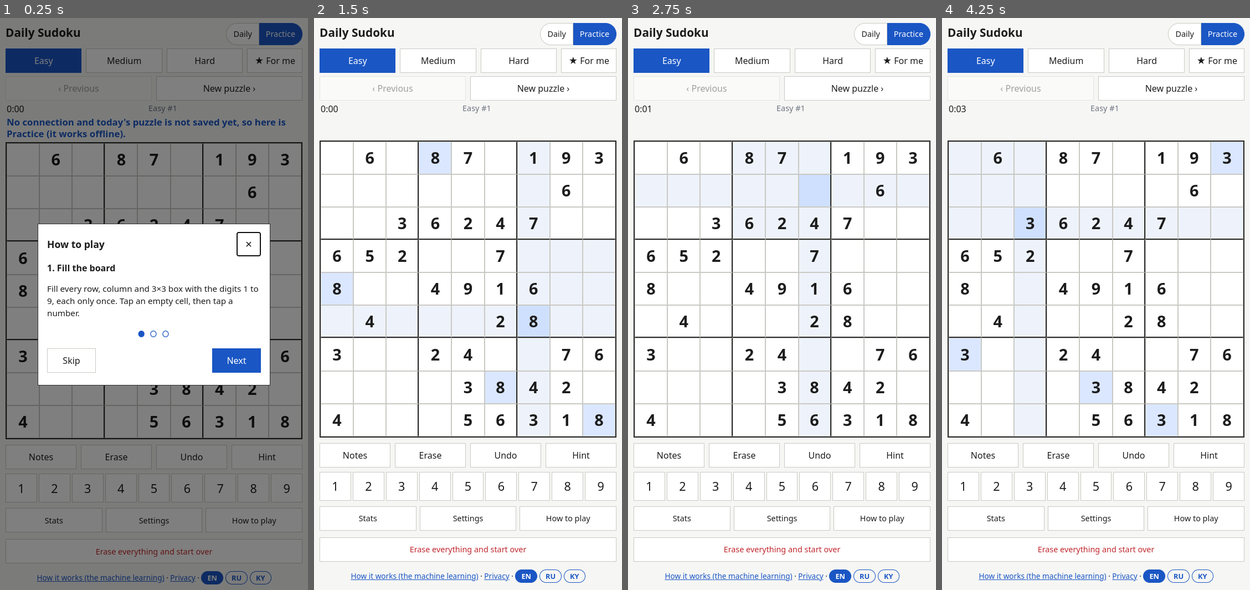
Above: before the commit, frames 1-4 (left to right).
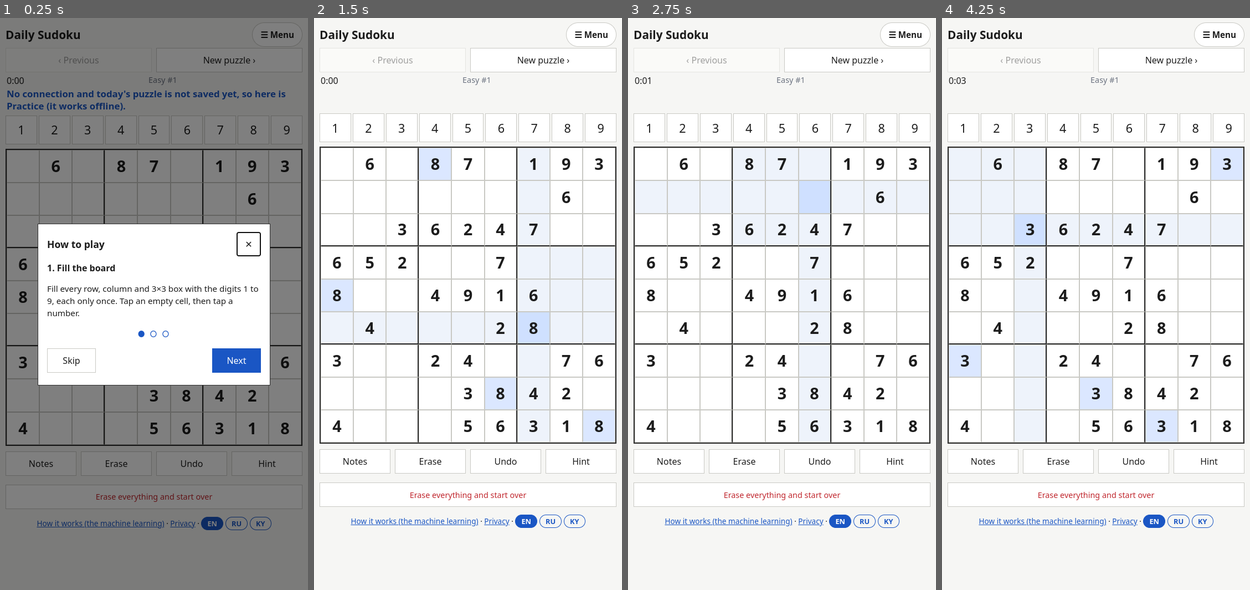
Above: after the commit, the same moments.

Repository: aiyma-a/daily-sudoku
Game: browser game, page docs/index.html
Two runs of this game, one before a commit and one after it. Both use one fixed random seed, a clock stepped at 60 frames per second and the inputs below. When the page shows a pop-up message, it is drawn as a white box for half a second while everything else waits; a line starting with > is the answer the replay typed.
Inputs (mouse positions are in pixels of both pictures, inside the frame that each line leads up to; where the layout moved, square brackets give the same spot in the first picture):
- Up to frame 1 (0.25 s): no input
- Up to frame 2 (1.5 s): click "Skip" at 0.27 s; click "Erase everything and start ov…" at 0.52 s; hold Right from 1.03 s (still down); click (468, 326) [468, 321] at 1.07 s; tap Space at 1.1 s
- Up to frame 3 (2.75 s): release Right at 1.53 s; hold Down 1.58-1.85 s; tap Space at 1.6, 2.1, 2.6 s; click (723, 263) [723, 258] at 1.67 s; hold Left 1.9-2.47 s; click "Practice" (after the commit: "☰ Menu") at 2.02 s; click (840, 252) [840, 246] at 2.27 s; tap Escape at 2.52 s; hold Up from 2.52 s (still down)
- Up to frame 4 (4.25 s): release Up at 2.82 s; click (1139, 355) [1139, 349] at 2.87 s; hold Right 2.87-3.53 s; tap Space at 3.1, 3.6, 4.1 s; click (1022, 366) [1022, 361] at 3.47 s; hold Up 3.58-3.82 s; hold Left from 3.87 s (still down); click (1096, 235) [1096, 229] at 4.07 s

The runs differ from the first frame. In frame 1, 10% of the frame differs, in the area x 1-99%, y 0-100%; in frame 2, 13%; in frame 3, 13%; in frame 4, 13%, in the area x 1-99%, y 0-99%.

Commit message:
Move mode, difficulty, Stats, Settings, How to play and Install into a Menu; number pad above the board
Co-Authored-By: Claude Sonnet 5.5 <noreply@anthropic.com>

Diff:
--- a/docs/app.js
+++ b/docs/app.js
@@ -87,7 +87,7 @@
     $("pnav").hidden = mode !== "practice";
     $("prev").disabled = pidx(level) <= 1;
     $("label").textContent = mode === "daily"
-      ? dateLabel()
+      ? `${T(cap(level))} · ${dateLabel()}`
       : `${T(cap(level))} #${pidx(level)}`;
   }
 
@@ -622,6 +622,18 @@
   });
   document.addEventListener("visibilitychange", () => { if (st) save(); });
 
+  // ------------------------------------------------- Menu panel
+  const panel = $("menuPanel"), menuBtn = $("menuBtn");
+  function setMenu(open) {
+    panel.hidden = !open;
+    menuBtn.setAttribute("aria-expanded", String(open));
+  }
+  menuBtn.addEventListener("click", (e) => { e.stopPropagation(); setMenu(panel.hidden); });
+  // Pick something in the menu and it closes (the "For me" tip shows on the board).
+  panel.addEventListener("click", (e) => { if (e.target.closest("button")) setMenu(false); });
+  document.addEventListener("click", (e) => { if (!panel.hidden && !panel.contains(e.target)) setMenu(false); });
+  document.addEventListener("keydown", (e) => { if (e.key === "Escape" && !panel.hidden) { setMenu(false); menuBtn.focus(); } });
+
   // ------------------------------------------------- Daily / Practice menu
   function switchTo(newMode) {
     if (newMode === "daily" && !day) {
--- a/docs/i18n.js
+++ b/docs/i18n.js
@@ -61,7 +61,7 @@
     "★ For me": "★ Мне", "Just right for you": "Как раз для вас",
     "‹ Previous": "‹ Назад", "New puzzle ›": "Новая ›",
     "Previous practice puzzle": "Предыдущая головоломка", "New practice puzzle": "Новая головоломка",
-    "Sudoku board": "Поле судоку", "Mode": "Режим", "Difficulty": "Сложность", "Theme": "Тема",
+    "Sudoku board": "Поле судоку", "Mode": "Режим", "Menu": "Меню", "Difficulty": "Сложность", "Theme": "Тема",
     "Notes": "Заметки", "Erase": "Стереть", "Undo": "Отмена", "Hint": "Подсказка",
     "Classic": "Классика", "Fall": "Осень", "Cartoon": "Мульт",
     "Erase everything and start over": "Стереть всё и начать заново",
@@ -144,7 +144,7 @@
     "★ For me": "★ Мага", "Just right for you": "Сизге ылайыктуу",
     "‹ Previous": "‹ Мурунку", "New puzzle ›": "Жаңы ›",
     "Previous practice puzzle": "Мурунку машыгуу табышмагы", "New practice puzzle": "Жаңы машыгуу табышмагы",
-    "Sudoku board": "Судоку тактасы", "Mode": "Режим", "Difficulty": "Татаалдык", "Theme": "Тема",
+    "Sudoku board": "Судоку тактасы", "Mode": "Режим", "Menu": "Меню", "Difficulty": "Татаалдык", "Theme": "Тема",
     "Notes": "Белгилер", "Erase": "Өчүрүү", "Undo": "Артка", "Hint": "Кеңеш",
     "Classic": "Классика", "Fall": "Күз", "Cartoon": "Мультфильм",
     "Erase everything and start over": "Баарын өчүрүп, кайра баштоо",
--- a/docs/index.html
+++ b/docs/index.html
@@ -13,18 +13,29 @@
 <main>
   <header id="top">
     <h1 data-i18n="Daily Sudoku">Daily Sudoku</h1>
+    <button id="menuBtn" aria-haspopup="true" aria-expanded="false" aria-controls="menuPanel" data-i18n-label="Menu" aria-label="Menu"><span aria-hidden="true">&#9776;</span> <span data-i18n="Menu">Menu</span></button>
+  </header>
+  <div id="menuPanel" hidden role="region" data-i18n-label="Menu" aria-label="Menu">
+    <h2 class="mh" data-i18n="Mode">Mode</h2>
     <div id="mode" role="group" data-i18n-label="Mode" aria-label="Mode">
       <button data-mode="daily" data-i18n="Daily">Daily</button>
       <button data-mode="practice" data-i18n="Practice">Practice</button>
     </div>
-  </header>
-  <div id="levelrow">
-  <nav id="levels" data-i18n-label="Difficulty" aria-label="Difficulty">
-    <button data-level="easy" data-i18n="Easy">Easy</button>
-    <button data-level="medium" data-i18n="Medium">Medium</button>
-    <button data-level="hard" data-i18n="Hard">Hard</button>
-  </nav>
-  <button id="fit" data-i18n-label="Just right for you" aria-label="Just right for you" title="Just right for you"><span data-i18n="★ For me">★ For me</span></button>
+    <h2 class="mh" data-i18n="Difficulty">Difficulty</h2>
+    <div id="levelrow">
+      <nav id="levels" data-i18n-label="Difficulty" aria-label="Difficulty">
+        <button data-level="easy" data-i18n="Easy">Easy</button>
+        <button data-level="medium" data-i18n="Medium">Medium</button>
+        <button data-level="hard" data-i18n="Hard">Hard</button>
+      </nav>
+      <button id="fit" data-i18n-label="Just right for you" aria-label="Just right for you" title="Just right for you"><span data-i18n="★ For me">★ For me</span></button>
+    </div>
+    <div id="menu">
+      <button id="btnStats" data-i18n="Stats">Stats</button>
+      <button id="btnSettings" data-i18n="Settings">Settings</button>
+      <button id="btnHelp" data-i18n="How to play">How to play</button>
+    </div>
+    <button id="btnInstall" hidden data-i18n="Install app">Install app</button>
   </div>
 
   <div id="sub">
@@ -39,6 +50,8 @@
   <button id="share" hidden data-i18n="Share">Share</button>
   <div id="toast" role="status" aria-live="polite" hidden></div>
 
+  <div id="pad"></div>
+
   <div id="board" role="grid" data-i18n-label="Sudoku board" aria-label="Sudoku board"></div>
 
   <div id="tools">
@@ -47,14 +60,7 @@
     <button id="undo" data-i18n="Undo">Undo</button>
     <button id="hint" data-i18n="Hint">Hint</button>
   </div>
-  <div id="pad"></div>
   <div id="more">
-    <div id="menu">
-      <button id="btnStats" data-i18n="Stats">Stats</button>
-      <button id="btnSettings" data-i18n="Settings">Settings</button>
-      <button id="btnHelp" data-i18n="How to play">How to play</button>
-    </div>
-    <button id="btnInstall" hidden data-i18n="Install app">Install app</button>
     <button id="reset" data-i18n="Erase everything and start over">Erase everything and start over</button>
   </div>
   <p id="error" hidden></p>
--- a/docs/style.css
+++ b/docs/style.css
@@ -22,7 +22,7 @@
 * { box-sizing: border-box; -webkit-tap-highlight-color: transparent; }
 html, body { margin: 0; min-height: 100vh; background: var(--bg); color: var(--text); font-family: var(--font); }
 main {
-  max-width: 560px; margin: 0 auto; min-height: 100dvh;
+  position: relative; max-width: 560px; margin: 0 auto; min-height: 100dvh;
   padding: 8px max(12px, env(safe-area-inset-right)) calc(12px + env(safe-area-inset-bottom)) max(12px, env(safe-area-inset-left));
 }
 header { display: flex; justify-content: space-between; align-items: baseline; }
@@ -130,7 +130,7 @@
   .cell { font-size: calc(var(--board) / 9 * 0.62); }
   .notes span { font-size: calc(var(--board) / 27 * 0.85); }
   #board { grid-column: 1; grid-row: 1 / span 9; width: auto; height: auto; align-self: start; }
-  #top { grid-area: 1 / 2; } #levelrow { grid-area: 2 / 2; } #sub { grid-area: 3 / 2; }
+  #top { grid-area: 1 / 2; } #sub { grid-area: 3 / 2; }
   #hinttext { grid-area: 4 / 2; } #tools { grid-area: 5 / 2; } #pad { grid-area: 6 / 2; }
   #more { grid-area: 7 / 2; } #error { grid-area: 8 / 2; } #how { grid-area: 9 / 2; }
   #more { overflow: auto; min-height: 0; margin-top: 6px; }
@@ -199,3 +199,22 @@
   body.big .notes span { font-size: calc(var(--board) / 27 * 1.05); }
   #share { grid-column: 2; margin: 2px 0; min-height: 40px; }
 }
+
+/* Menu: Daily/Practice, difficulty, Stats, Settings, How to play, Install */
+#top { align-items: center; }
+#menuBtn { min-height: 44px; padding: 6px 14px; font-size: .95rem; font-weight: 600; border-radius: 99px; white-space: nowrap; }
+#menuBtn[aria-expanded="true"] { background: var(--accent); color: #fff; border-color: var(--accent); }
+#menuPanel {
+  position: absolute; z-index: 40; right: max(12px, env(safe-area-inset-right)); top: 56px;
+  width: min(calc(100% - 24px), 380px); max-height: calc(100dvh - 72px); overflow: auto;
+  background: var(--board-bg); border: 1px solid var(--line-strong); border-radius: 12px;
+  box-shadow: 0 8px 28px rgba(0,0,0,.25); padding: 6px 14px 14px;
+}
+#menuPanel[hidden] { display: none; }
+#menuPanel .mh { margin: 12px 0 4px; font-size: .75rem; font-weight: 700; letter-spacing: .06em; text-transform: uppercase; color: var(--note); }
+#menuPanel #mode { width: 100%; }
+#menuPanel #mode button { flex: 1; min-height: 44px; }
+#menuPanel #levelrow { margin: 0; }
+#menuPanel #menu { margin: 12px 0 0; }
+#menuPanel #btnInstall { margin-top: 8px; }
+#pad { margin: 6px 0 8px; }
--- a/docs/sw.js
+++ b/docs/sw.js
@@ -1,7 +1,7 @@
 "use strict";
 // Service worker: keeps the game and recent puzzles on the phone so it opens
 // and plays with no connection. Bump VERSION when the file list changes.
-const VERSION = "v1za";
+const VERSION = "v1zb";
 const CACHE = `daily-sudoku-${VERSION}`;
 const SHELL = [
   "./", "index.html", "style.css", "app.js", "hint.js", "engine.js", "skill.js",
